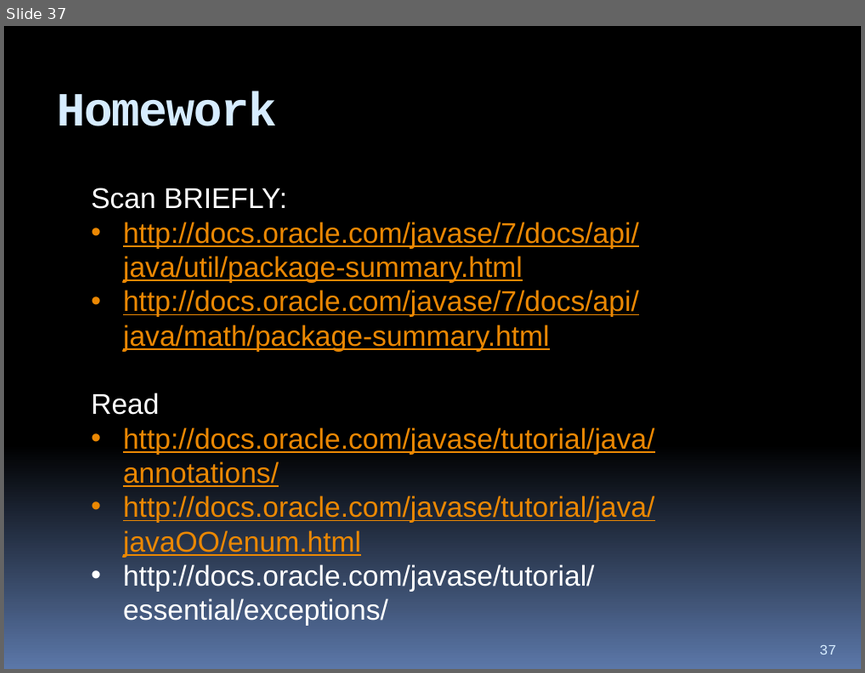
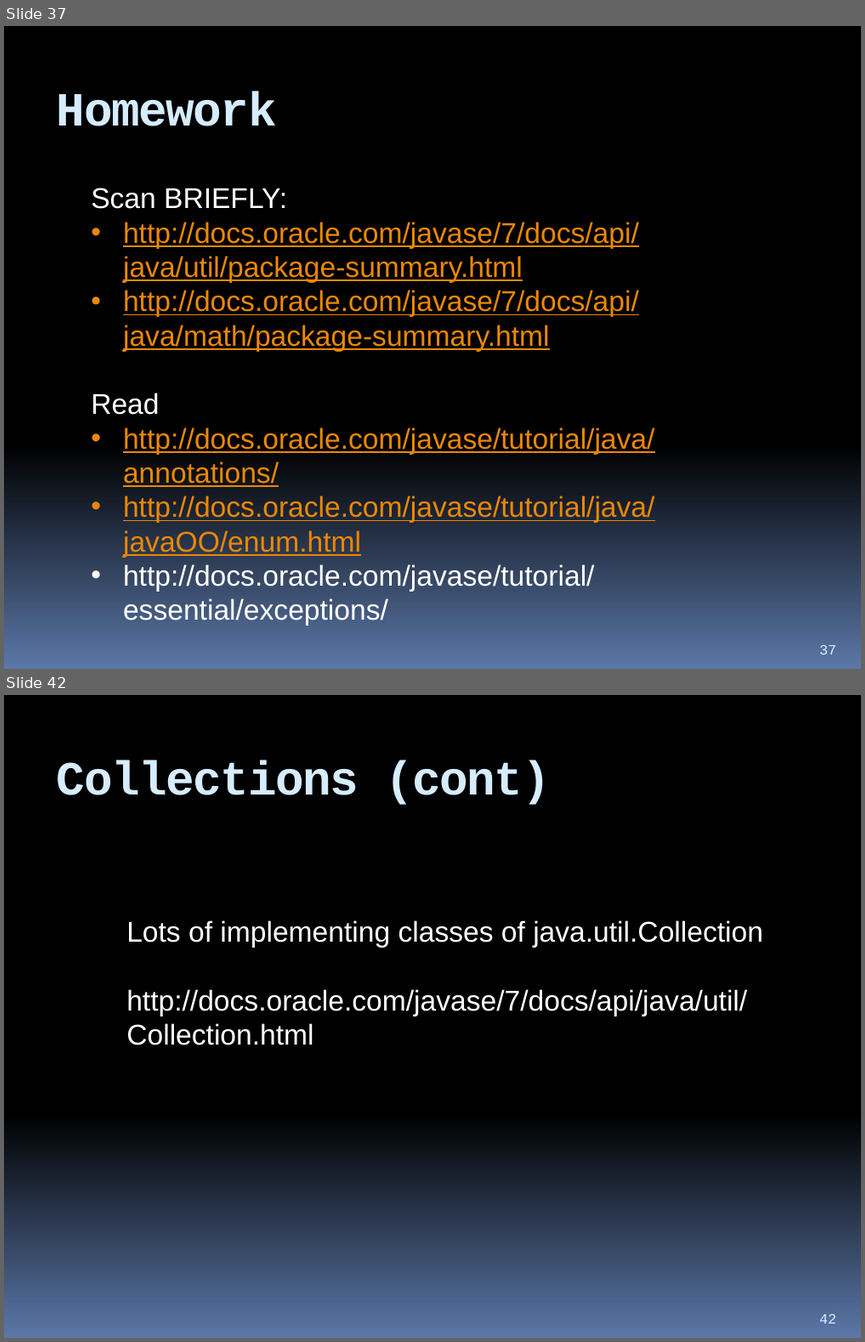
Before and after one commit to hchan/comp2613, a slide deck: coursePresentation.pptx. Shown one above the other, each under a label of ours: slide 37 before the commit, slides 37 and 42 after it; the slides between them are not shown. The pictures are 865x673 and 865x1342 pixels, drawn with LibreOffice and Linux fonts; fonts in the diff are those of the drawing. Boxes give left, top, right and bottom in pixels: in the first picture for what was removed or moved away, otherwise in the second. Text is boxed around its words. In the diff, an @@ line names an element or a change of style, - is before the commit and + after.

```diff
--- a/coursePresentation.pptx
+++ b/coursePresentation.pptx
@@ slide 42 added at (4, 695, 861, 1338), background gradient #000000 to #5B77A8 @@
@@ title added at (57, 760, 551, 805), 40 pt, text #D6ECFF, bold @@
+Collections (cont)
@@ text added at (126, 920, 763, 1045), 24 pt, text #FFFFFF @@
+Lots of implementing classes of java.util.Collection
+http://docs.oracle.com/javase/7/docs/api/java/util/Collection.html
@@ page number added at (819, 1314, 836, 1323), 12 pt, text #D6ECFF @@
+42
```
Also in this commit, not shown: 8 other slides added, 5 other files.
